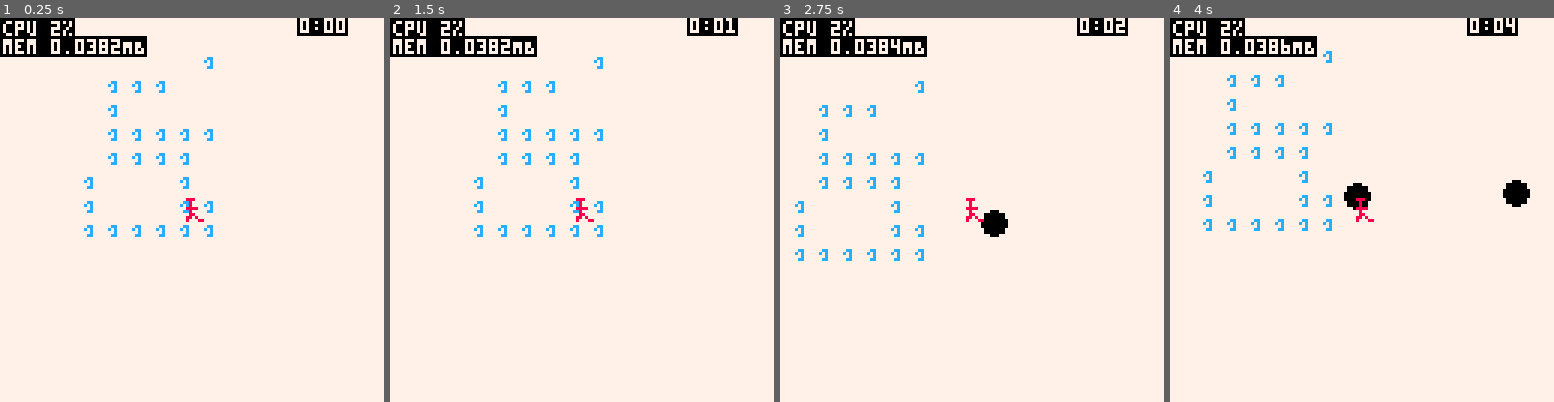
Above: before the commit, frames 1-4 (left to right).
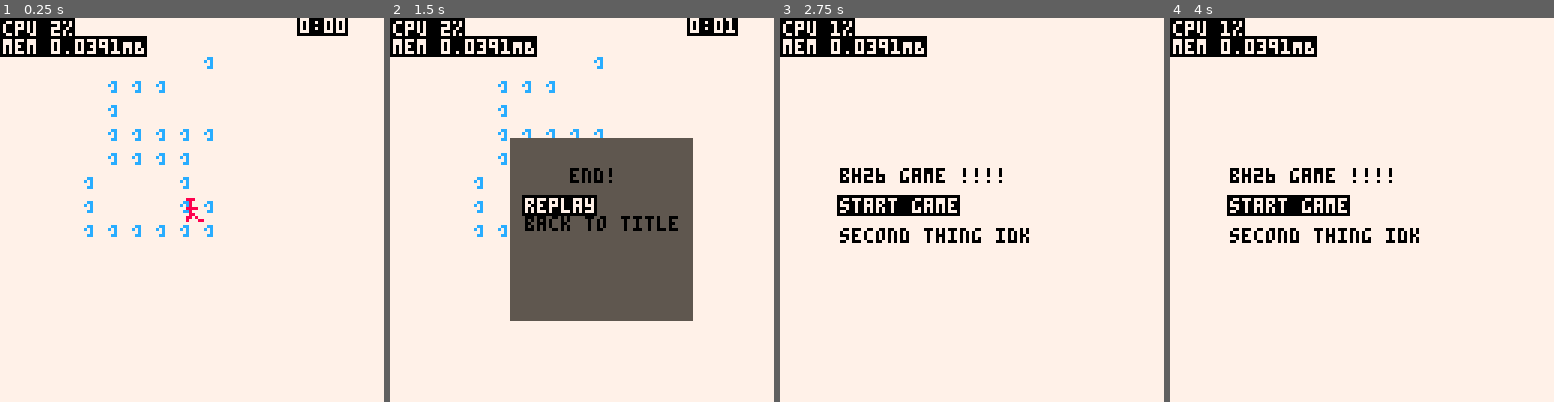
Above: after the commit, the same moments.

Repository: wsasaki01/bath-hack-2026
Game: PICO-8 cartridge bh26.p8
Same seed, same stepped clock (60 frames per second), same inputs: the game is played once before the commit and once after it.
Inputs:
- Up to frame 1 (0.25 s): no input
- Up to frame 2 (1.5 s): tap O (Z key) at 0.7 s
- Up to frame 3 (2.75 s): hold Right 1.6-2.1 s; tap O (Z key) at 1.7, 2.1, 2.5 s; hold Up 2.15-2.42 s; hold Right from 2.47 s (still down)
- Up to frame 4 (4 s): tap O (Z key) at 2.9, 3.3, 3.7 s; release Right at 3.03 s; hold Left 3.08-3.58 s; hold Down 3.63-3.97 s

The runs differ from the first frame. In frame 1, less than 0.1% of the frame differs, in the area x 25-32%, y 5-10%; in frame 2, 22%, in the area x 25-79%, y 5-79%; in frame 3, 4.6%; in frame 4, 4.9%.

Commit message:
really bad ending menu thing

Diff:
--- a/draw.lua
+++ b/draw.lua
@@ -5,8 +5,8 @@
 	-- Title Screen
 	if menu==1 then
 		print("bh26 game !!!!\n", 20, 50, 0)
-		print((menu_idx==1 and "\f7\#0" or "").."start game", 20, 60, 0)
-		print((menu_idx==2 and "\f7\#0" or "").."second thing idk", 20, 70, 0)
+		print(menu_pre(1).."start game", 20, 60)
+		print(menu_pre(2).."second thing idk", 20, 70)
 
 	-- Game
 	elseif menu==2 then
@@ -28,9 +28,9 @@
 
 		if end_screen then
 			rectfill(40,40,100,100,5)
-			print("end!", 40, 40)
-			print("replay")
-			print("back to title")
+			print("end!", 60, 50, 0)
+			print(menu_pre(1).."replay", 45, 60)
+			print(menu_pre(2).."back to title")
 		end
 
 		local secs = time
@@ -58,3 +58,7 @@
 		i+=1
 	end
 end
+
+function menu_pre(idx)
+	return menu_idx==idx and "\f7\#0" or "\f0"
+end
--- a/init.lua
+++ b/init.lua
@@ -20,7 +20,8 @@
 
 	-- Main menu selected option index
 	menu_idx = 1
-
+	menu_idx_min = 1
+	menu_idx_max = 2
 
 	end_screen = false
 
@@ -33,6 +34,9 @@
 
 function init_game()
 	control_menu = false
+	menu_idx_min = 1
+	menu_idx_max = 2
+
 	p = create_player()
 	items = {}
 	projs = {}
--- a/output/draw_out.lua
+++ b/output/draw_out.lua
@@ -5,8 +5,8 @@
 
 	if menu==1 then
 		print("bh26 game !!!!\n", 20, 50, 0)
-		print((menu_idx==1 and "\f7\#0" or "").."start game", 20, 60, 0)
-		print((menu_idx==2 and "\f7\#0" or "").."second thing idk", 20, 70, 0)
+		print(menu_pre(1).."start game", 20, 60)
+		print(menu_pre(2).."second thing idk", 20, 70)
 
 
 	elseif menu==2 then
@@ -28,9 +28,9 @@
 
 		if end_screen then
 			rectfill(40,40,100,100,5)
-			print("end!", 40, 40)
-			print("replay")
-			print("back to title")
+			print("end!", 60, 50, 0)
+			print(menu_pre(1).."replay", 45, 60)
+			print(menu_pre(2).."back to title")
 		end
 
 		local secs = time
@@ -58,3 +58,7 @@
 		i+=1
 	end
 end
+
+function menu_pre(idx)
+	return menu_idx==idx and "\f7\#0" or "\f0"
+end
--- a/output/init_out.lua
+++ b/output/init_out.lua
@@ -20,7 +20,8 @@
 
 
 	menu_idx = 1
-
+	menu_idx_min = 1
+	menu_idx_max = 2
 
 	end_screen = false
 
@@ -33,6 +34,9 @@
 
 function init_game()
 	control_menu = false
+	menu_idx_min = 1
+	menu_idx_max = 2
+
 	p = create_player()
 	items = {}
 	projs = {}
--- a/output/update_out.lua
+++ b/output/update_out.lua
@@ -12,14 +12,14 @@
 	if control_menu and not block then
 		if not block then
 
-			if btnp(2) and menu_idx != 1 then
+			if btnp(2) and menu_idx != menu_idx_min then
 				menu_idx -= 1
-			elseif btnp(3) and menu_idx != 2 then
+			elseif btnp(3) and menu_idx != menu_idx_max then
 				menu_idx += 1
 			end
 
 			if btnp(4) then
-				if (menu_idx==1) counters.trans_cnt = 30
+				counters.trans_cnt = 30
 			end
 		end
 	end
@@ -33,13 +33,12 @@
 		else
 			time = flr(t())
 
-			--[[
 
-			if time > 2 then
+			if time > 0 then
 				end_screen = true
-				menu_idx = 0
+				control_menu = true
+				menu_idx = 1
 			end
-			]]
 
 			for i in all(items) do
 				i:cooldown()
@@ -59,6 +58,8 @@
 	if counters.trans_cnt == 15 then
 
 		if (menu==1) menu=2 init_game()
+
+		if (menu==2) menu=1
 	end
 end
 
--- a/update.lua
+++ b/update.lua
@@ -12,14 +12,14 @@
 	if control_menu and not block then
 		if not block then
 			-- Moving "cursor"
-			if btnp(2) and menu_idx != 1 then
+			if btnp(2) and menu_idx != menu_idx_min then
 				menu_idx -= 1
-			elseif btnp(3) and menu_idx != 2 then
+			elseif btnp(3) and menu_idx != menu_idx_max then
 				menu_idx += 1
 			end
 
 			if btnp(4) then -- Selecting options
-				if (menu_idx==1) counters.trans_cnt = 30
+				counters.trans_cnt = 30
 			end
 		end
 	end
@@ -33,13 +33,12 @@
 		else
 			time = flr(t())
 
-			--[[
 			-- Stop game after time is up
-			if time > 2 then
+			if time > 0 then
 				end_screen = true
-				menu_idx = 0
+				control_menu = true
+				menu_idx = 1
 			end
-			]]
 
 			for i in all(items) do
 				i:cooldown()
@@ -59,6 +58,8 @@
 	if counters.trans_cnt == 15 then
 		-- Main menu -> gameplay
 		if (menu==1) menu=2 init_game()
+		-- Gameplay -> main menu
+		if (menu==2) menu=1
 	end
 end
 
